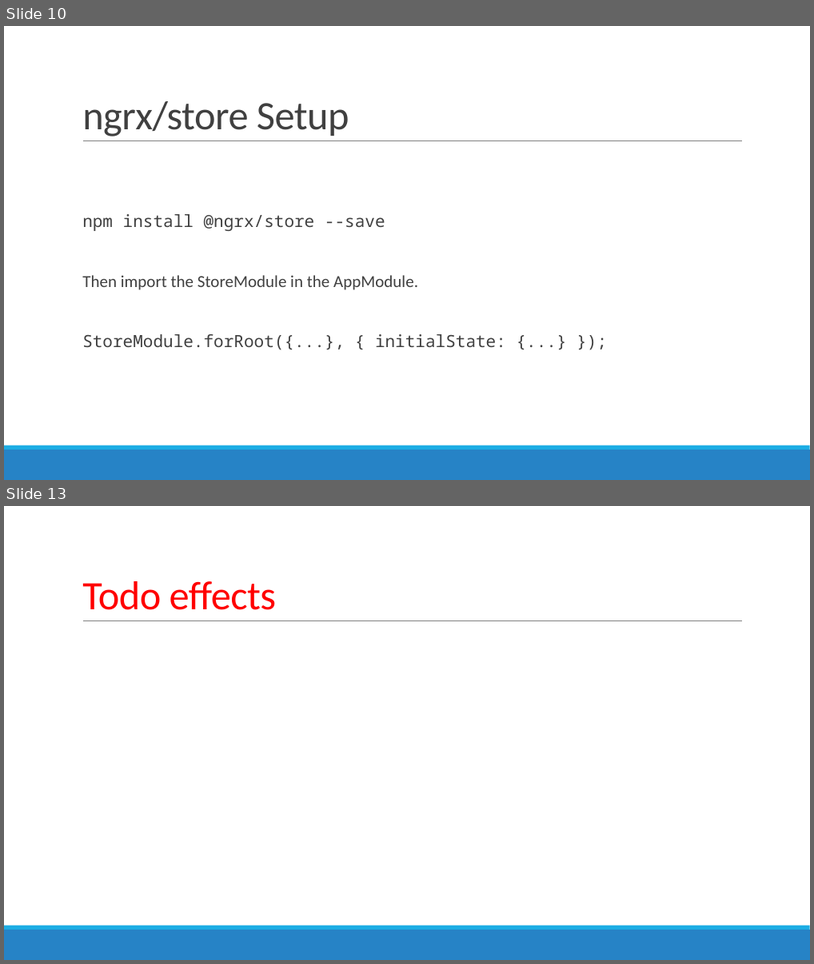
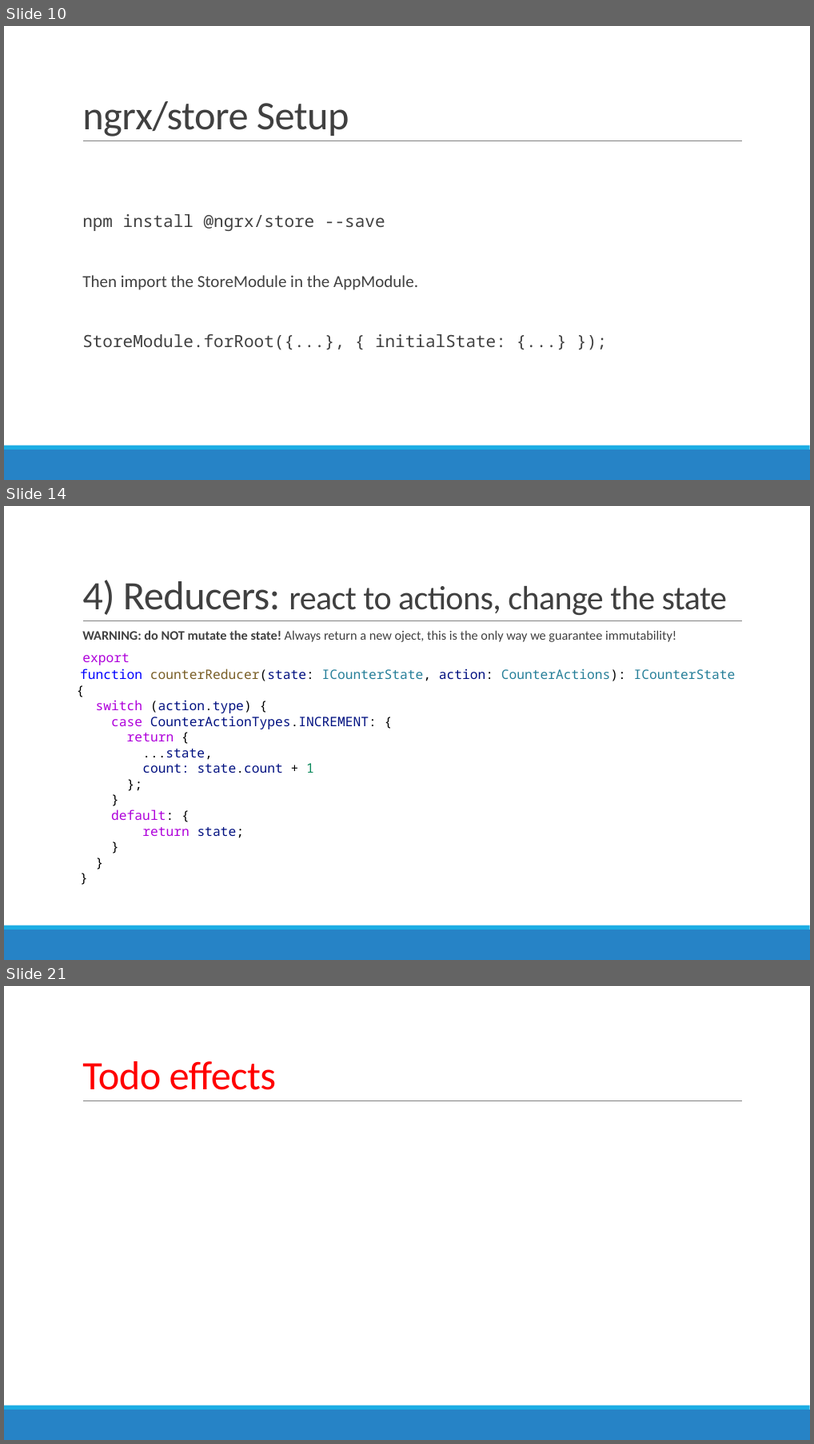
Before and after one commit to AGiorgetti/ngrx101, a slide deck: ReactiveProgramming_ngrx.pptx. Shown one above the other, each under a label of ours: slides 10 and 13 before the commit, slides 10, 14 and 21 after it; the slides between them are not shown. The pictures are 814x964 and 814x1444 pixels, drawn with LibreOffice and Linux fonts; fonts in the diff are those of the drawing. Boxes give left, top, right and bottom in pixels: in the first picture for what was removed or moved away, otherwise in the second. Text is boxed around its words. In the diff, an @@ line names an element or a change of style, - is before the commit and + after.

```diff
--- a/ReactiveProgramming_ngrx.pptx
+++ b/ReactiveProgramming_ngrx.pptx
@@ slide 14 added at (4,506,810,960), background #FFFFFF; not listed: 3 template elements that a slide beside it also shows @@
@@ title added at (82,580,728,615), 40 pt, text #404040 @@
+4) Reducers: react to actions, change the state
@@ text added at (80,630,736,838), 15.5 pt, text #404040 @@
+  WARNING: do NOT mutate the state! Always return a new oject, this is the only way we guarantee immutability!
+  export
+  function counterReducer(state: ICounterState, action: CounterActions): ICounterState {
+  switch (action.type) {
+  case CounterActionTypes.INCREMENT: {
+  return {
+  ...state,
+  count: state.count + 1
+  };
+  }
+  default: {
+  return state;
+  }
+  }
+  }
@@ what was slide 13 is now slide 21 @@
```
Also in this commit, not shown: 1 slide changed, 8 other slides added, 1 slide removed, 7 other files.
